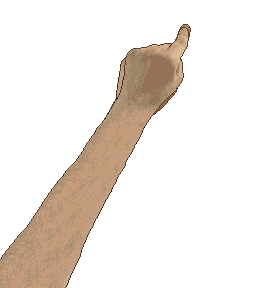
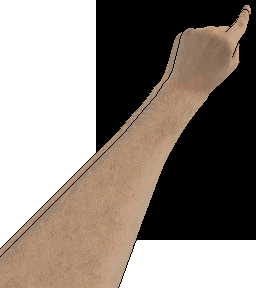
Layer changes from the first 256px x 288px image to the second:
painted on "down" over (0, 9, 250, 288)
painted on "up" over (0, 4, 252, 288)
